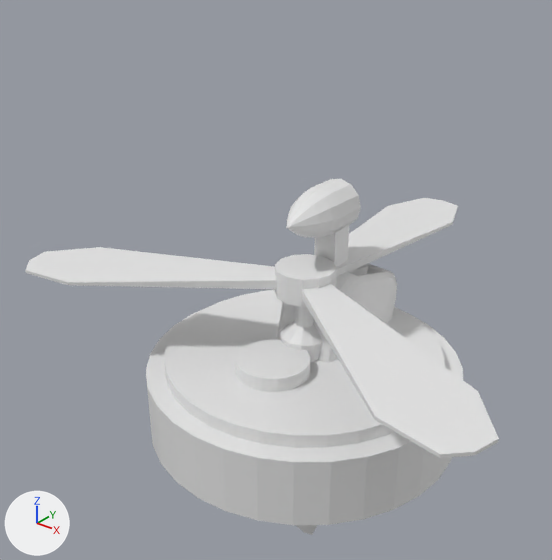
What one commit did to the Blender file models/vacuum_fan.blend.
Rendered twice from a 50 mm camera at (0.743, -1.014, 0.959) aimed at (-0.112, 0.054, 0.296). The axes (+X, +Y, +Z) are drawn at lower left. The lights are the same throughout.

The first picture shows 'Base', 'Fan', 'TableFanBase', 'Toaster'.
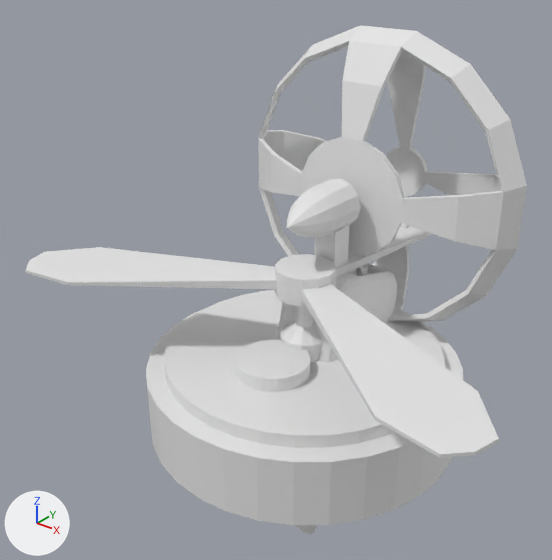
Commit message: Repaired some vacuum rotation. Its a joke that vacuum is not a base class that weapons can be attached to... Added vacuum toaster

Diff of the bpy script that builds the scene:
```diff
--- a/models/vacuum_fan.blend.py
+++ b/models/vacuum_fan.blend.py
@@ me_cylinder_003 @@
 # used by ob_tablefanbase; location = (0.0, 0.0, 0.0)
-me_cylinder_003.from_pydata(...)  # 91 vertices, 90 faces; spans x -0.046..0.046, y -0.057..0.128, z 0.178..0.517
+me_cylinder_003.from_pydata(...)  # 271 vertices, 314 faces; spans x -0.294..0.294, y -0.057..0.35, z 0.177..0.765
+# me_cylinder_003 part 1: a new loose piece of 180 vertices spanning x -0.294..0.294, y 0.126..0.35, z 0.177..0.765
```

Where the change shows, as pixel boxes (x1, y1, x2, y2) in the pictures (552 x 560 px):
'TableFanBase', reshaped: before (286, 179, 361, 267); after (258, 25, 527, 322)
part 1 of me_cylinder_003, added: after (258, 25, 527, 322)
